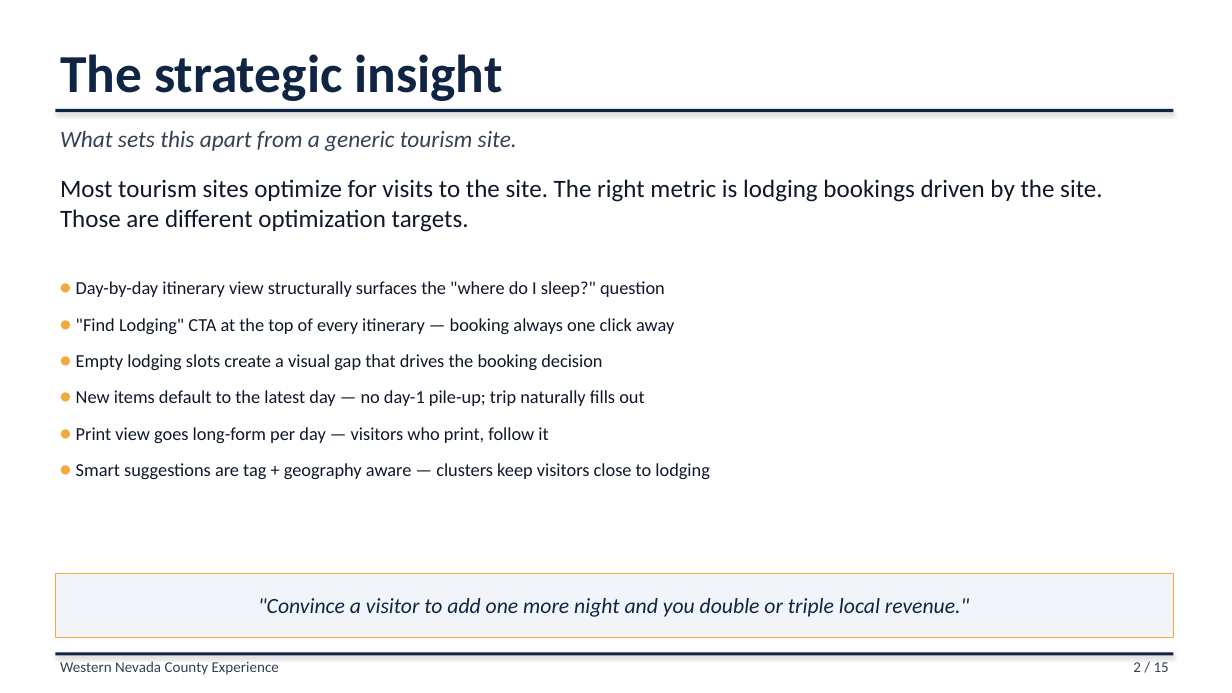
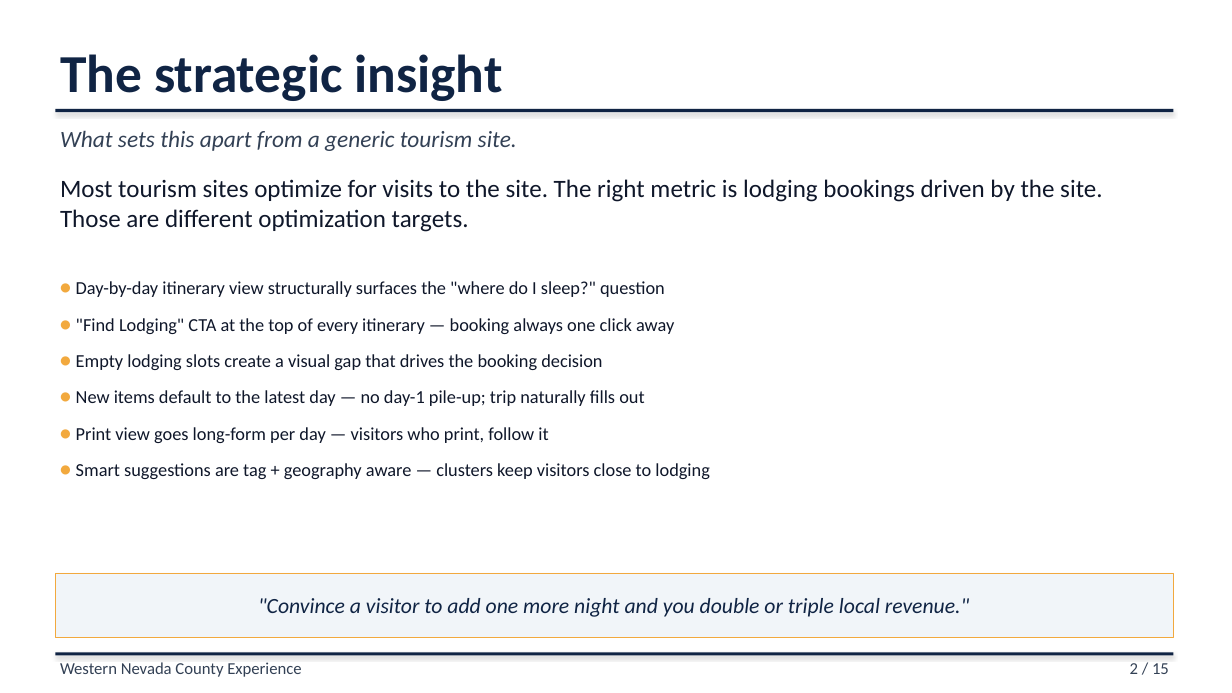
Before and after one commit to liammlrb-eng/nevada-county-experiences, a slide deck: slide 2 of demo_pitch.pptx. Drawn at 1232x693 pixels with LibreOffice and Linux fonts; fonts in the diff are those of the drawing. Boxes give left, top, right and bottom in pixels: in the first picture for what was removed or moved away, otherwise in the second. Text is boxed around its words. In the diff, an @@ line names an element or a change of style, - is before the commit and + after.

```diff
--- a/demo_pitch.pptx
+++ b/demo_pitch.pptx
@@ text "Western Nevada County Experience" at <box>60,662,301,677</box>: size 11.7 to 13 pt @@
@@ text "2 / 15" at <box>1130,663,1169,674</box>: size 11.7 to 13 pt @@
```
Also in this commit, not shown: 13 other slides changed, 1 slide added, 3 other files.
